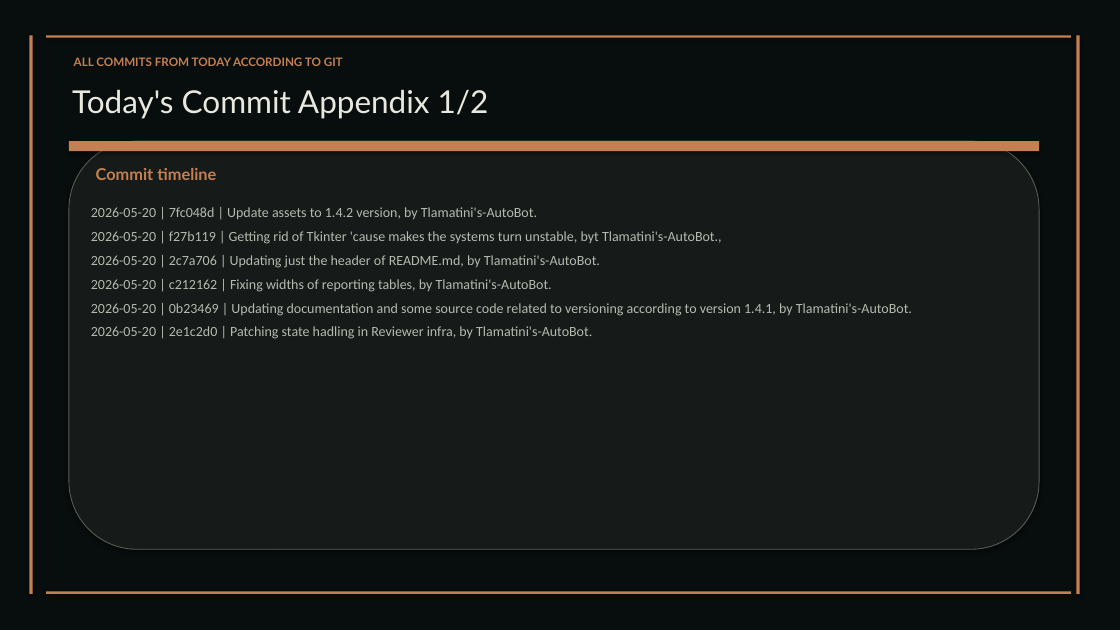
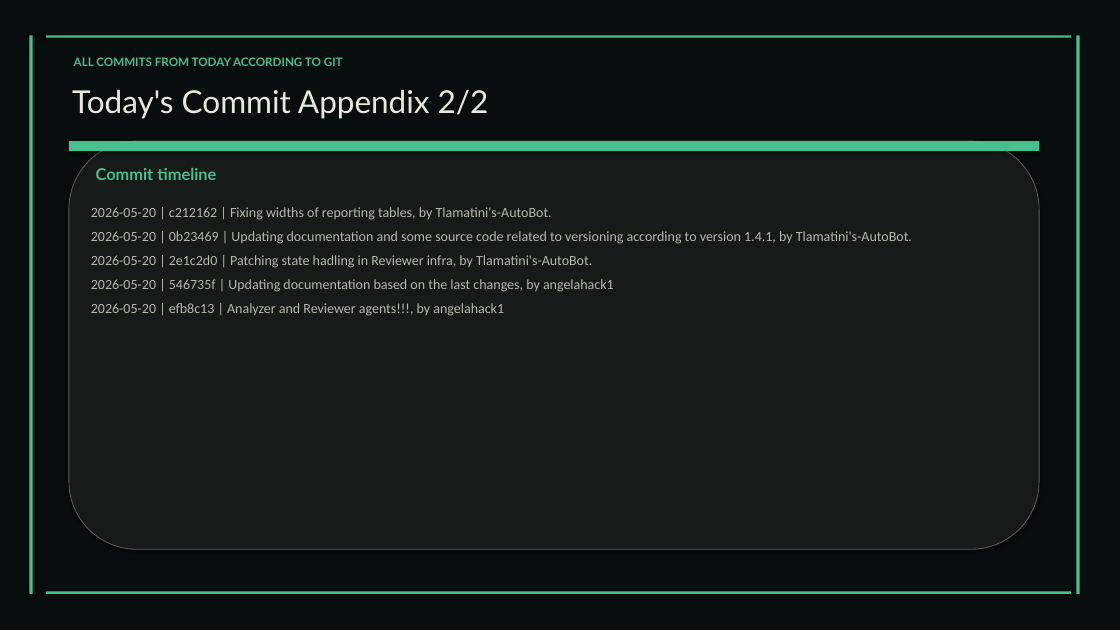
Before and after one commit to XAIHT/Tlamatini, a slide deck: slide 39 of Tlamatini_eXtended_Artificial_Intelligence_Humanly_Tempered.pptx (slide 37 before the commit). Drawn at 1120x630 pixels with LibreOffice and Linux fonts; fonts in the diff are those of the drawing. Boxes give left, top, right and bottom in pixels: in the first picture for what was removed or moved away, otherwise in the second. Text is boxed around its words. In the diff, an @@ line names an element or a change of style, - is before the commit and + after.

Commit message:
Updating visual documentation, by angelahack1

```diff
--- a/Tlamatini_eXtended_Artificial_Intelligence_Humanly_Tempered.pptx
+++ b/Tlamatini_eXtended_Artificial_Intelligence_Humanly_Tempered.pptx
@@ text "ALL COMMITS FROM TODAY ACCORDING ..." at (74,57,343,66): text colour #C48052 to #48BF8F @@
@@ text at (72,89,489,119): text changed @@
-Today's Commit Appendix 1/2
+Today's Commit Appendix 2/2
@@ fill #C48052 to #48BF8F in 5 elements at (29,35,33,594), (1076,35,1080,594), (46,35,1071,38), (46,592,1071,594), (69,141,1039,151) @@
@@ text "Commit timeline" at (96,168,216,180): text colour #C48052 to #48BF8F @@
@@ text at (91,207,722,268): paragraphs removed @@
-2026-05-20 | 7fc048d | Update assets to 1.4.2 version, by Tlamatini's-AutoBot.
-2026-05-20 | f27b119 | Getting rid of Tkinter 'cause makes the systems turn unstable, byt Tlamatini's-AutoBot.,
-2026-05-20 | 2c7a706 | Updating just the header of README.md, by Tlamatini's-AutoBot.
@@ text at (91,279,614,316): paragraphs added @@
+2026-05-20 | 546735f | Updating documentation based on the last changes, by angelahack1
+2026-05-20 | efb8c13 | Analyzer and Reviewer agents!!!, by angelahack1
```
Also in this commit, not shown: 27 other slides changed, 1 slide added, 2 other files.
